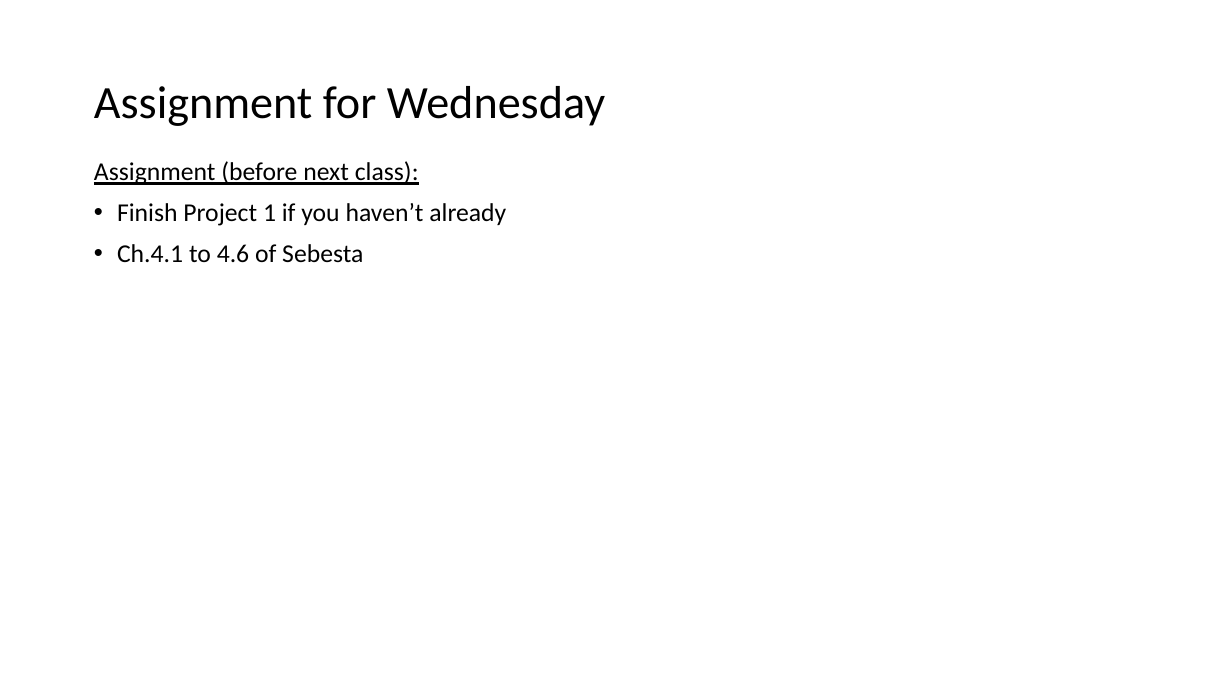
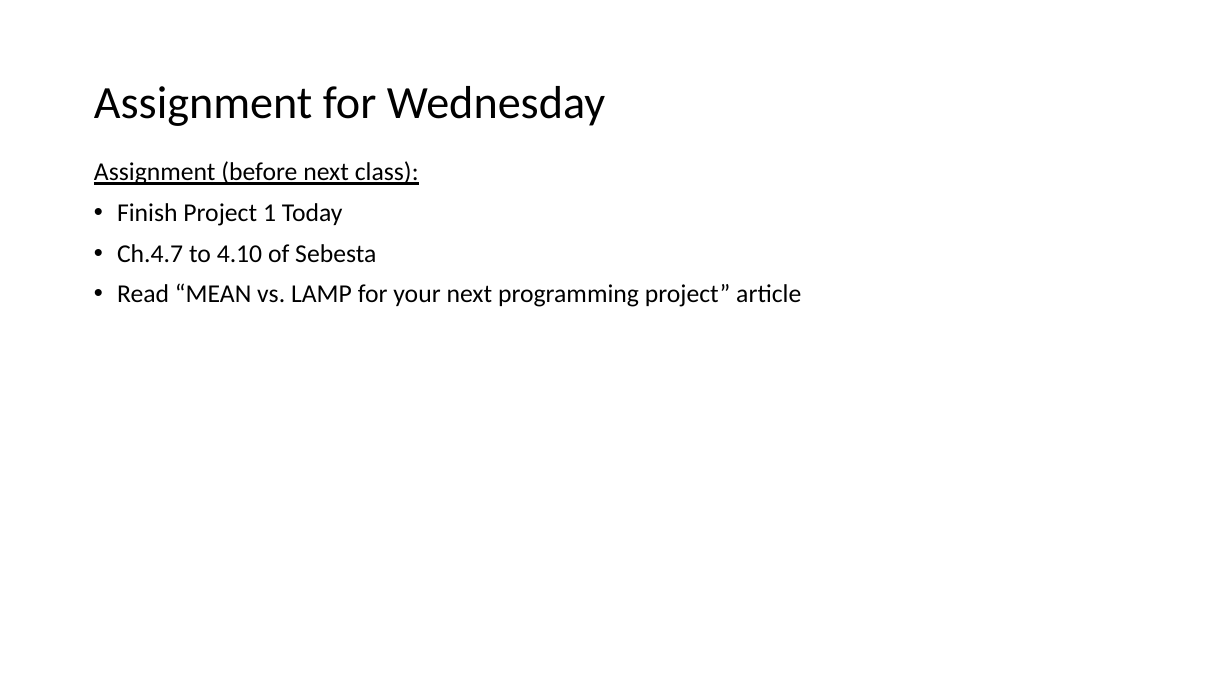
Before and after one commit to EricJPogue/www-epogue-info, a slide deck: slide 4 of CPSC-24700/Presentations/session-10.pptx. Drawn at 1232x693 pixels with LibreOffice and Linux fonts; fonts in the diff are those of the drawing. Boxes give left, top, right and bottom in pixels: in the first picture for what was removed or moved away, otherwise in the second. Text is boxed around its words. In the diff, an @@ line names an element or a change of style, - is before the commit and + after.

```diff
--- a/CPSC-24700/Presentations/session-10.pptx
+++ b/CPSC-24700/Presentations/session-10.pptx
@@ text at (117, 203, 801, 307): text changed @@
-• Finish Project 1 if you haven’t already
-• Ch.4.1 to 4.6 of Sebesta
+• Finish Project 1 Today
+• Ch.4.7 to 4.10 of Sebesta
+• Read “MEAN vs. LAMP for your next programming project” article
```
Also in this commit, not shown: 1 other slide changed, 6 other files.
